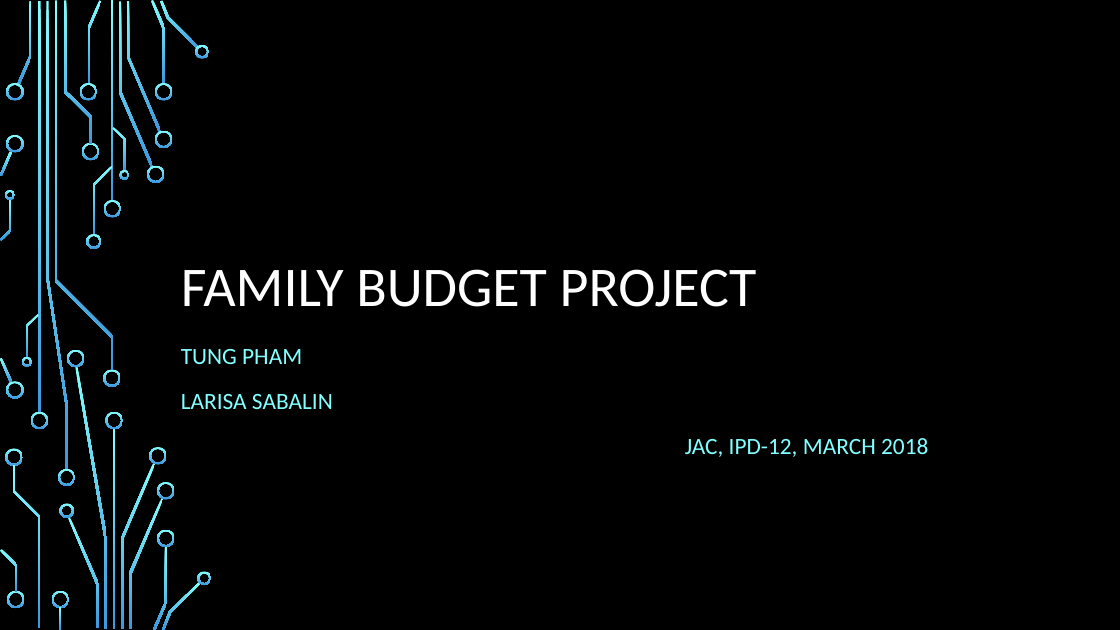
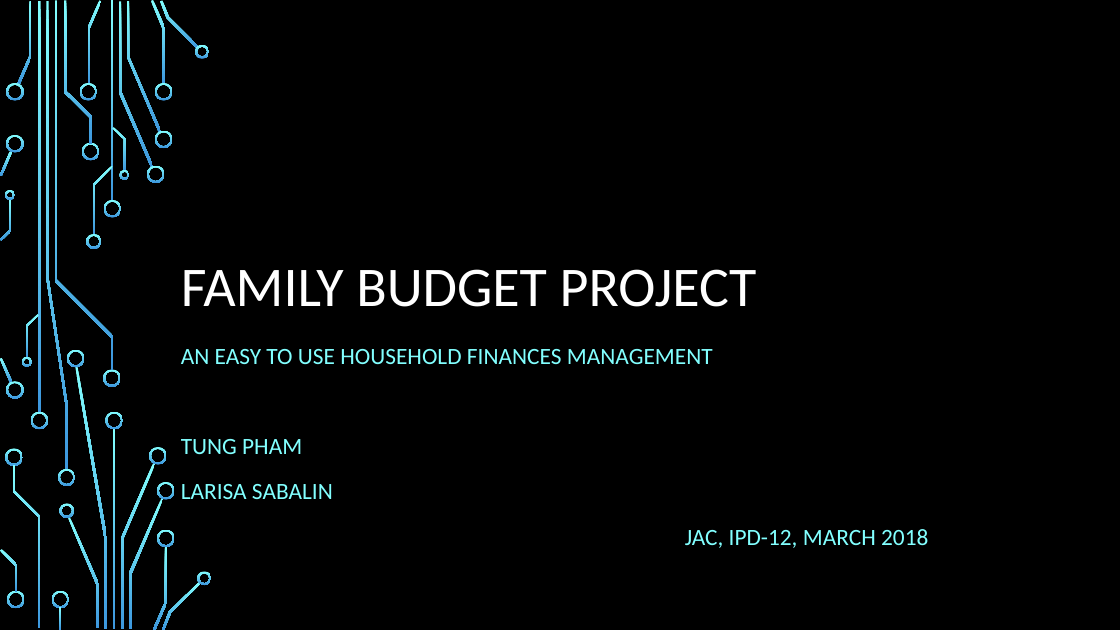
Before and after one commit to loritta/java2-familybei, a slide deck: slide 1 of Presentation_TP.pptx. Drawn at 1120x630 pixels with LibreOffice and Linux fonts; fonts in the diff are those of the drawing; background and template pictures are left out. Boxes give left, top, right and bottom in pixels: in the first picture for what was removed or moved away, otherwise in the second. Text is boxed around its words. In the diff, an @@ line names an element or a change of style, - is before the commit and + after.

```diff
--- a/Presentation_TP.pptx
+++ b/Presentation_TP.pptx
@@ subtitle at [181, 349, 713, 364]: paragraph added @@
+AN EASY TO USE HOUSEHOLD FINANCES MANAGEMENT
```
Also in this commit, not shown: 1 slide added, 10 other files.
